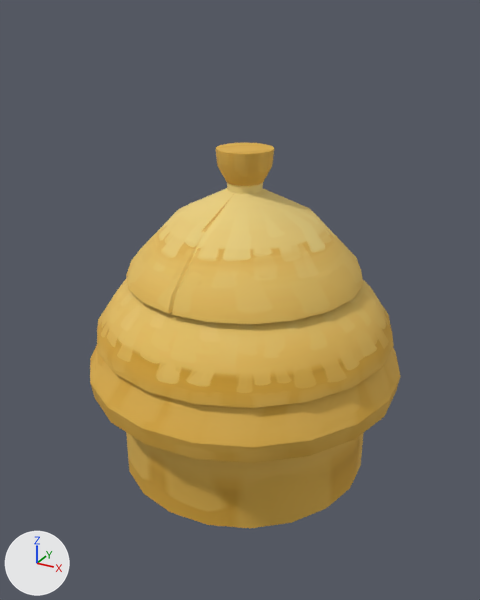
Before and after pictures for a commit that changed the FBX model Assets/Art/Models/environments/objects/house_6.fbx.
Both versions are drawn from a 50 mm lens placed at (3.91, -7.24, 5.62), pointed at (0.02, -0.17, 2.08). The axes (+X, +Y, +Z) are drawn at lower left. The lights are the same throughout.

The scene before the commit, as lines of its bpy script (objects in view):
```python
me_cylinder_005 = bpy.data.meshes.new('Cylinder.005')
me_cylinder_005.from_pydata(...)  # 426 vertices, 354 faces; spans x -214.0..214.0, y -36.0..404.0, z -214.0..214.0
me_cylinder_005.materials.append(mat_material_017)  # picture img_hay_bs_png
ob_house_6 = bpy.data.objects.new('house_6', me_cylinder_005)
ob_house_6.location = (0.0, 0.0, 0.0)
ob_house_6.rotation_euler = (1.571, 0.0, -2.286)  # degrees (90, 0, -131)
ob_house_6.scale = (0.01, 0.01, 0.01)
```
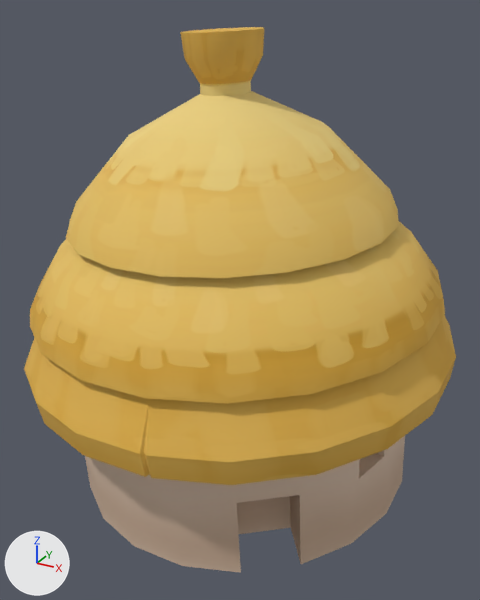
Boxes [x1, y1, x2, y2] around the edits, measured in the pictures (480 x 600 px):
'house_6', recoloured, turned, rescaled: before [90, 143, 400, 528]; after [24, 27, 456, 573]
part 1 of me_cylinder_005, recoloured: before [126, 432, 364, 528]; after [85, 436, 405, 573]

The change in detail:
Picture 'house_2_textures.png' (img_house_2_textures_png) is new.
Material 'Material.006' (mat_material_006) is new.
Its texture is img_house_2_textures_png.
Its roughness is 0.816.
me_cylinder_005 has 426 vertices, 354 faces and spans x -214.0..214.0, y -36.0..404.0, z -214.0..214.0.
me_cylinder_005 is used by ob_house_6; location (0.0, 0.0, 0.0); rotation (1.571, 0.0, -2.286), in degrees (90, 0, -131); scale (0.01, 0.01, 0.01).
me_cylinder_005 part 1: all 51 faces centred in x -168.0..168.0, y -3.0..91.0, z -168.0..171.0 switch from mat_material_017 (picture img_hay_bs_png) to mat_material_006 (picture img_house_2_textures_png).
Object 'house_6' (ob_house_6) turns from (90, 0, -131) to (88, -2.2, 81) degrees about x, y and z.
Object 'house_6' (ob_house_6) is rescaled from (0.01, 0.01, 0.01) to (0.0133, 0.0133, 0.0133).
